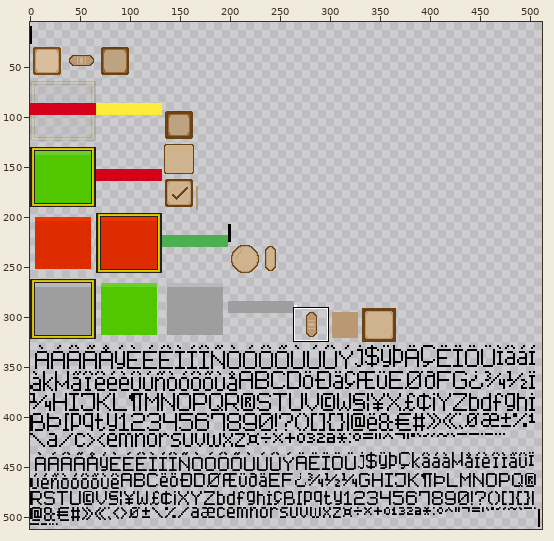
Sprite sheet: assets/Game_UI_Skin/Game_UI_Skin.png. The picture above shows the old version from afar; the outline marks the close-up.
Close-up. First the earlier version:
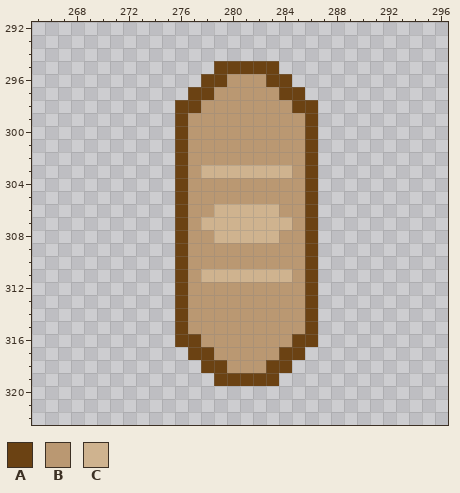
The file is 512x512 pixels. Pixels under 10% opacity are left out. Colours within 5 levels of each other are drawn and written as one. Shown: x 265..296, y 292..322. The wide view leaves out empty margins. The commit also changed other parts of the picture, which this record leaves out.
Palette (. is transparent): A #6b4213  B #ba9872  C #cfb38f
Pixels before, first column x 276:
295 ...AAAAA...
296 ..AABBBAA..
297 .AABBBBBAA.
298 AABBBBBBBAA
299 ABBBBBBBBBA
300 ABBBBBBBBBA
301 ABBBBBBBBBA
302 ABBBBBBBBBA
303 ABCCCCCCCBA
304 ABBBBBBBBBA
305 ABBBBBBBBBA
306 ABBCCCCCBBA
307 ABCCCCCCCBA
308 ABBCCCCCBBA
309 ABBBBBBBBBA
310 ABBBBBBBBBA
311 ABCCCCCCCBA
312 ABBBBBBBBBA
313 ABBBBBBBBBA
314 ABBBBBBBBBA
315 ABBBBBBBBBA
316 AABBBBBBBAA
317 .AABBBBBAA.
318 ..AABBBAA..
319 ...AAAAA...
Now the later version:
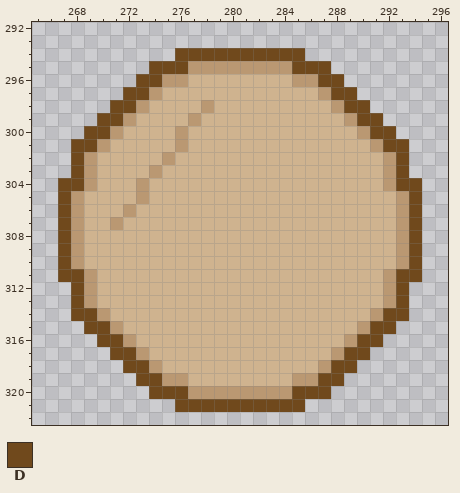
Colours new in this view: D #70491c
From old to new:
Changed rows in their new state; - is an unchanged pixel.
first column x 267:
294 ---------DDDDDDDDDD---------
295 -------DDDBBBBBBBBDDD-------
296 ------DDBBCCCCCCCCBBDD------
297 -----DDBCCCCCCCCCCCCBDD-----
298 ----DDBCCCC-CCCCCCCCCBDD----
299 ---DDBCCCC-CCCCCCCCCCCBDD---
300 --DDBCCCCBCCCCCCCCCCCCCBDD--
301 -DDBCCCCCBCCCCCCCCCCCCCCBDD-
302 -DBCCCCCBCCCCCCCCCCCCCCCCBD-
303 -DBCCCCBCCC-------CCCCCCCBD-
304 DDBCCCBCCCCCCCCCCCCCCCCCCBDD
305 DBCCCCBCCCCCCCCCCCCCCCCCCCBD
306 DBCCCBCCCCCC-----CCCCCCCCCBD
307 DBCCBCCCCCC-------CCCCCCCCBD
308 DBCCCCCCCCCC-----CCCCCCCCCBD
309 DBCCCCCCCCCCCCCCCCCCCCCCCCBD
310 DBCCCCCCCCCCCCCCCCCCCCCCCCBD
311 DDBCCCCCCCC-------CCCCCCCBDD
312 -DBCCCCCCCCCCCCCCCCCCCCCCBD-
313 -DBCCCCCCCCCCCCCCCCCCCCCCBD-
314 -DDBCCCCCCCCCCCCCCCCCCCCBDD-
315 --DDBCCCCCCCCCCCCCCCCCCBDD--
316 ---DDBCCCCCCCCCCCCCCCCBDD---
317 ----DDBCCCCCCCCCCCCCCBDD----
318 -----DDBCCCCCCCCCCCCBDD-----
319 ------DDBBCCCCCCCCBBDD------
320 -------DDDBBBBBBBBDDD-------
321 ---------DDDDDDDDDD---------
Where, in picture pixels (left, top, right, bottom), the same in both close-ups:
changed: (58, 48, 422, 412)
